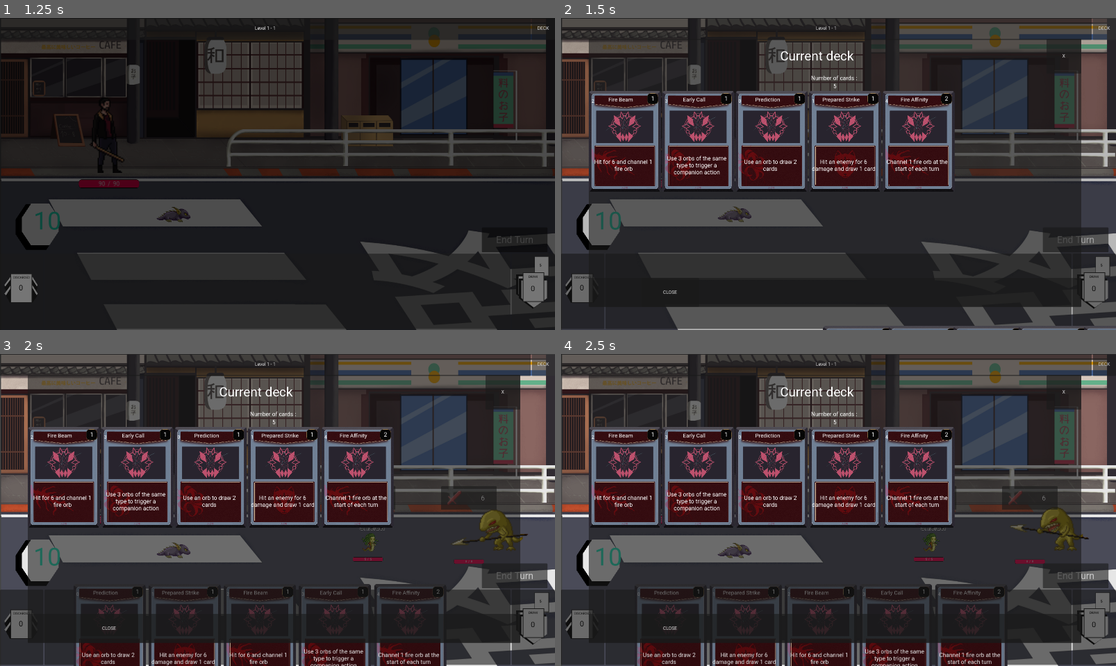
Above: before the commit, frames 1-4 (two rows, left to right).
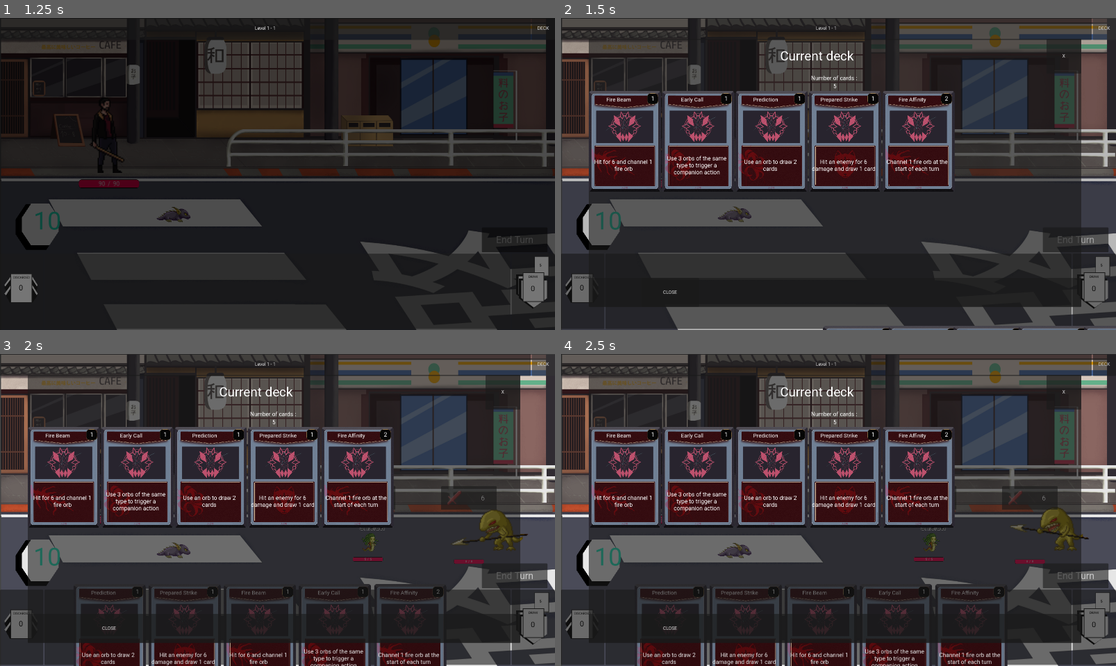
Above: after the commit, the same moments.

Repository: Leosten/card-game
Game: Godot game, scene res://main.tscn
The game is run twice, just before and just after one commit, with the same random seed, the same clock (stepped at 60 frames per second) and the same inputs.
Inputs:
- Up to frame 1 (1.25 s): click "Start" at 0.5 s
- Up to frame 2 (1.5 s): click "DECK" at 1.25 s
- Up to frame 3 (2 s): no input
- Up to frame 4 (2.5 s): click "End Turn" at 2 s

Frame 1 is identical in both runs. In frame 2, 0.3% of the frame differs, in the area x 5-67%, y 25-28%; in frame 3, 0.4%, in the area x 5-76%, y 25-78%; in frame 4, 0.4%.

Commit message:
functional state, cards hand ok but fire affinity to check

Diff:
--- a/Manager/action_manager.gd
+++ b/Manager/action_manager.gd
@@ -45,12 +45,11 @@
 			card_apply_damage_action(battle_state, card, action, target)
 			target.stats_changed.emit()
 			# TODO: enemy dies and action continues ...
-		#check_for_death(enemy, battle_state)
 	check_for_everyone_death(battle_state)
 	card.special_effect(battle_state)
 	battle_state.player_stats.stats_changed.emit()
 	cost_card_mana(battle_state, card.cost)
-	card_used.emit(card)
+	card.used.emit()
 
 func card_apply_damage_action(battle_state: BattleState, card: CardData, action: CardUtils.action_type, enemy: Targetable):
 	if action == CardUtils.action_type.DAMAGE:
@@ -115,7 +114,6 @@
 func check_for_death(monster: MonsterData, battle_state : BattleState):
 	if (monster.health <= 0):
 		monster.health = 0
-		#battle_state.level_monsters.erase(monster)
 		print("enemy %s dead" % monster.battle_position)
 	return true
 
--- a/Resources/Cards/card_data.gd
+++ b/Resources/Cards/card_data.gd
@@ -3,6 +3,7 @@
 extends Resource
 
 signal data_changed
+signal used(card)
 
 @export var id = 0
 @export var character_deck = 0
--- a/View/Cards/Card.tscn
+++ b/View/Cards/Card.tscn
@@ -92,6 +92,7 @@
 
 [node name="PosLabel" type="Label" parent="MarginContainer/CardLayout/TopBar" unique_id=1886428394]
 unique_name_in_owner = true
+visible = false
 layout_mode = 2
 
 [node name="CenterContainer2" type="CenterContainer" parent="MarginContainer/CardLayout/TopBar" unique_id=1240172261]
--- a/View/Cards/card.gd
+++ b/View/Cards/card.gd
@@ -4,6 +4,8 @@
 signal clicked(card_data: CardData)
 signal hovered(card_data: CardData)
 signal hovered_out(card_data: CardData)
+signal used(card: Card)
+
 @export var hand_position : int
 @export var card_data : CardData
 
@@ -21,7 +23,11 @@
 
 func _ready() -> void:
 	card_data.data_changed.connect(update)
+	card_data.used.connect(on_card_used)
 	pass
+
+func on_card_used():
+	used.emit(self)
 
 func init_position(hand_position, hud_position : Vector2):
 	position = hud_position
@@ -38,7 +44,6 @@
 	update_text()
 
 func update_text():
-	print(card_data.name)
 	$%PosLabel.text = str(card_data.hand_position)
 	card_name_label.text = card_data.name
 	description_label.text = card_data.description.format({
--- a/View/Cards/card_hud.gd
+++ b/View/Cards/card_hud.gd
@@ -38,7 +38,6 @@
 func start_battle():
 	player_draw_value = GameManager.battle_state.player_stats.draw_value
 	init_player_deck()
-	#draw_cards(player_draw_value)
 	update_piles_count()
 
 func on_draw_card_signal(nb):
@@ -79,29 +78,34 @@
 		card.hovered.connect(_on_card_hovered)
 		card.hovered_out.connect(_on_card_hovered_out)
 		card.clicked.connect(_on_card_clicked)
+		card.used.connect(_on_card_used)
 		card_hand_anchor.add_child(card)
 		displayed_hand.append(card)
 		card.update()
 		index += 1
 	await card_animation_manager.cards_appear_animation(displayed_hand, card_hand_positions)
 
-func discard_card(card_data: CardData):
+func _on_card_used(card : Card):
+	print("card used : ", card.card_data.name)
+	discard_card(card)
+
+func discard_card(card: Card):
 	card_used = true
-	await card_animation_manager.use_card_animation(displayed_hand[card_data.hand_position])
+	await card_animation_manager.use_card_animation(card)
 	card_used = false
-	player_hand.erase(card_data)
-	displayed_hand[card_data.hand_position].queue_free()
-	displayed_hand.remove_at(card_data.hand_position)
+	player_hand.erase(card.card_data)
+	card.queue_free()
+	displayed_hand.erase(card)
 	var index = 0
 	for card_d in player_hand:
 		card_d.hand_position = index
 		index +=1
 
-	var index_2 = 0
+	#var index_2 = 0
 	for displayed_card in displayed_hand:
-		displayed_card.hand_position = index_2
-		index_2 +=1
-	discard_pile.append(card_data)
+		displayed_card.update()
+	#
+	discard_pile.append(card.card_data)
 	reposition_cards()
 	update_piles_count()
 
@@ -178,5 +182,5 @@
 	hovered_card = null
 
 func cleanup_combat():
-	discard_all()
+	await discard_all()
 	CardAnimationManager.clean_tweens(displayed_hand)
--- a/View/Menu/deck_list_window.tscn
+++ b/View/Menu/deck_list_window.tscn
@@ -88,7 +88,7 @@
 layout_mode = 2
 size_flags_horizontal = 3
 size_flags_vertical = 3
-columns = 7
+columns = 6
 
 [node name="PanelContainer" type="PanelContainer" parent="PanelContainer/VBoxContainer" unique_id=2024064472]
 layout_mode = 2
--- a/battle.gd
+++ b/battle.gd
@@ -33,7 +33,7 @@
 	battle_animation_manager = BattleAnimationManager.new()
 	add_child(battle_animation_manager)
 	action_manager = ActionManager.new()
-	action_manager.card_used.connect(on_card_used)
+	#action_manager.card_used.connect(on_card_used)
 
 	battle_state = GameManager.get_battle_state()
 	battle_state.player_stats.current_mana_changed.connect(on_mana_changed)
@@ -120,8 +120,8 @@
 		action_manager.use_card_on_enemy(card_clicked, battle_state, monster_data)
 		card_clicked = null
 
-func on_card_used(card_data : CardData):
-	card_hand_hud.discard_card(card_clicked)
+#func on_card_used(card_data : CardData):
+	#card_hand_hud.discard_card(card_clicked)
 
 func on_mana_changed():
 	update_player_mana()
@@ -170,7 +170,7 @@
 	print("victory screen display")
 
 func _cleanup_combat():
-	card_hand_hud.cleanup_combat()
+	await card_hand_hud.cleanup_combat()
 	# status effects
 	# exhausted cards
 	# clear hands/draw
Binary file added: Art/UI/cards/portraits/prediction.png
Not shown, added: Art/UI/cards/portraits/prediction.png.import
